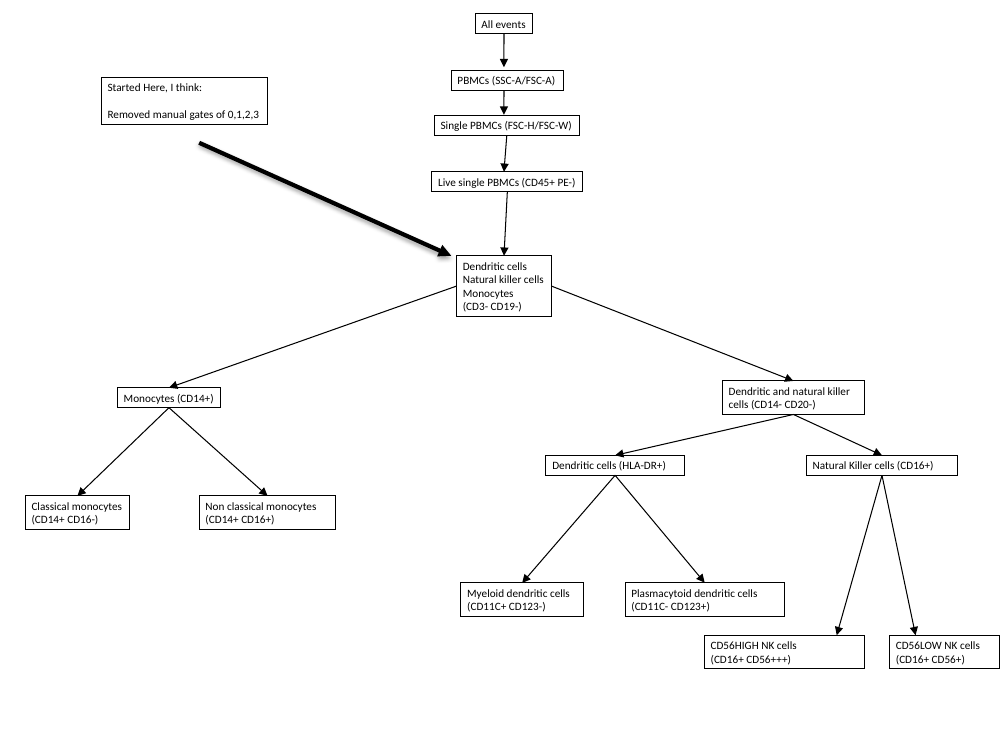
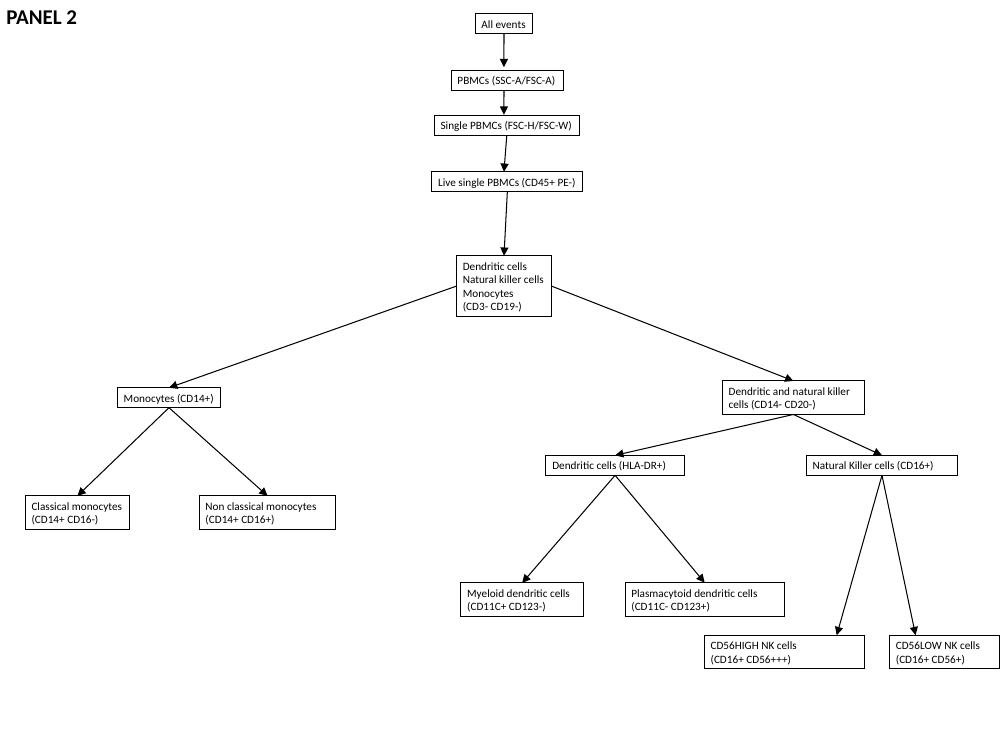
Before and after one commit to hartm425/auto-fcs, a slide deck: slide 2 of explore/roadMap.pptx. Drawn at 1008x756 pixels with LibreOffice and Linux fonts; fonts in the diff are those of the drawing. Boxes give left, top, right and bottom in pixels: in the first picture for what was removed or moved away, otherwise in the second. Text is boxed around its words. In the diff, an @@ line names an element or a change of style, - is before the commit and + after.

```diff
--- a/explore/roadMap.pptx
+++ b/explore/roadMap.pptx
@@ text added at (x1=6, y1=10, x2=77, y2=24), 15 pt, text #000000, bold @@
+PANEL 2
@@ rectangle removed at (x1=101, y1=77, x2=267, y2=124) @@
-Started Here, I think:
-Removed manual gates of 0,1,2,3
@@ arrow removed from (200, 143) to (452, 256) @@
```
Also in this commit, not shown: 1 slide added, 1 other file.
